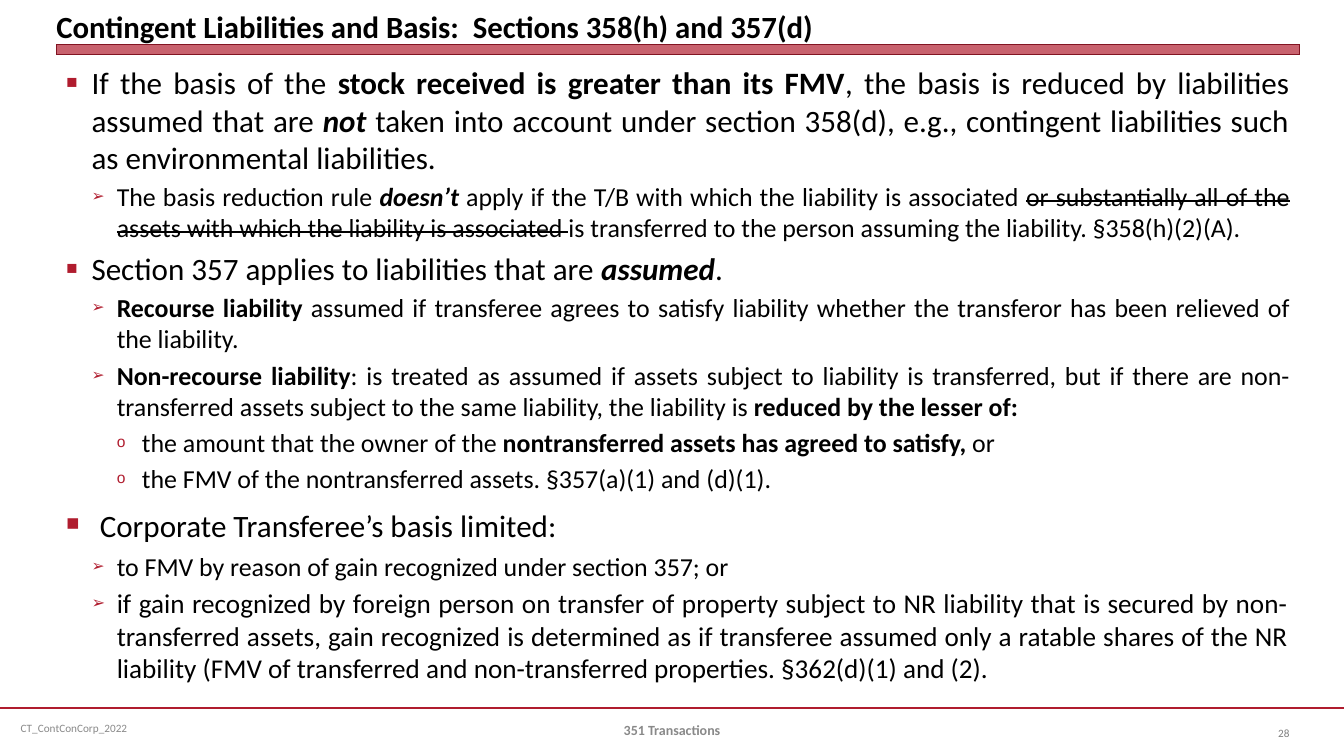
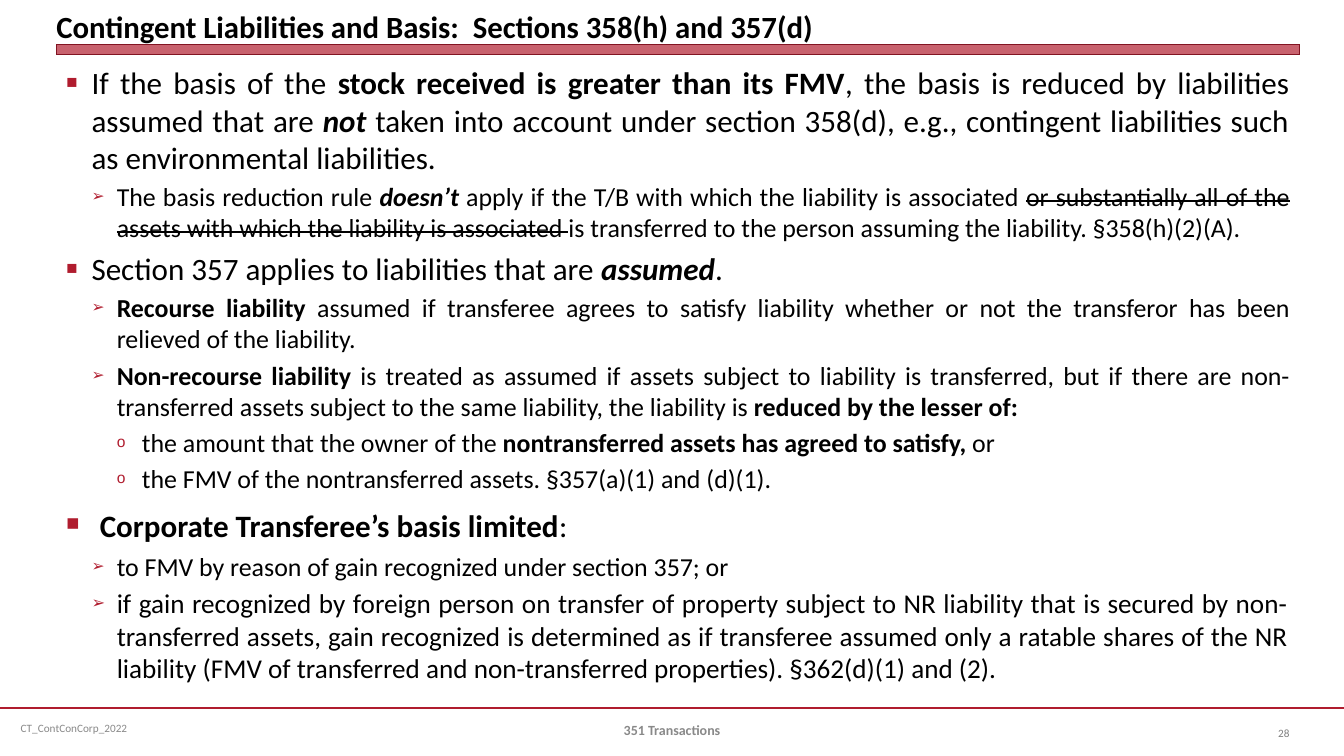
Before and after one commit to jmc877/Corporate-Tax, a slide deck: slide 28 of slides/CT_ContConCorp_2022.pptx. Drawn at 1344x756 pixels with LibreOffice and Linux fonts; fonts in the diff are those of the drawing. Boxes give left, top, right and bottom in pixels: in the first picture for what was removed or moved away, otherwise in the second. Text is boxed around its words. In the diff, an @@ line names an element or a change of style, - is before the commit and + after.

```diff
--- a/slides/CT_ContConCorp_2022.pptx
+++ b/slides/CT_ContConCorp_2022.pptx
@@ text at (x1=117, y1=298, x2=1290, y2=421): text changed @@
-  ➢ Recourse liability assumed if transferee agrees to satisfy liability whether the transferor has been relieved of the liability.
-  ➢ Non-recourse liability: is treated as assumed if assets subject to liability is transferred, but if there are non-transferred assets subject to the same liability, the liability is reduced by the lesser of:
+  ➢ Recourse liability assumed if transferee agrees to satisfy liability whether or not the transferor has been relieved of the liability.
+  ➢ Non-recourse liability is treated as assumed if assets subject to liability is transferred, but if there are non-transferred assets subject to the same liability, the liability is reduced by the lesser of:
@@ text at (x1=100, y1=514, x2=568, y2=542): bold on in "Corporate Transferee’s basis limited:" @@
@@ text at (x1=117, y1=594, x2=1287, y2=683): text changed @@
-  ➢ if gain recognized by foreign person on transfer of property subject to NR liability that is secured by non-transferred assets, gain recognized is determined as if transferee assumed only a ratable shares of the NR liability (FMV of transferred and non-transferred properties. §362(d)(1) and (2).
+  ➢ if gain recognized by foreign person on transfer of property subject to NR liability that is secured by non-transferred assets, gain recognized is determined as if transferee assumed only a ratable shares of the NR liability (FMV of transferred and non-transferred properties). §362(d)(1) and (2).
```
Also in this commit, not shown: 1 other slide changed, 2 other files.
